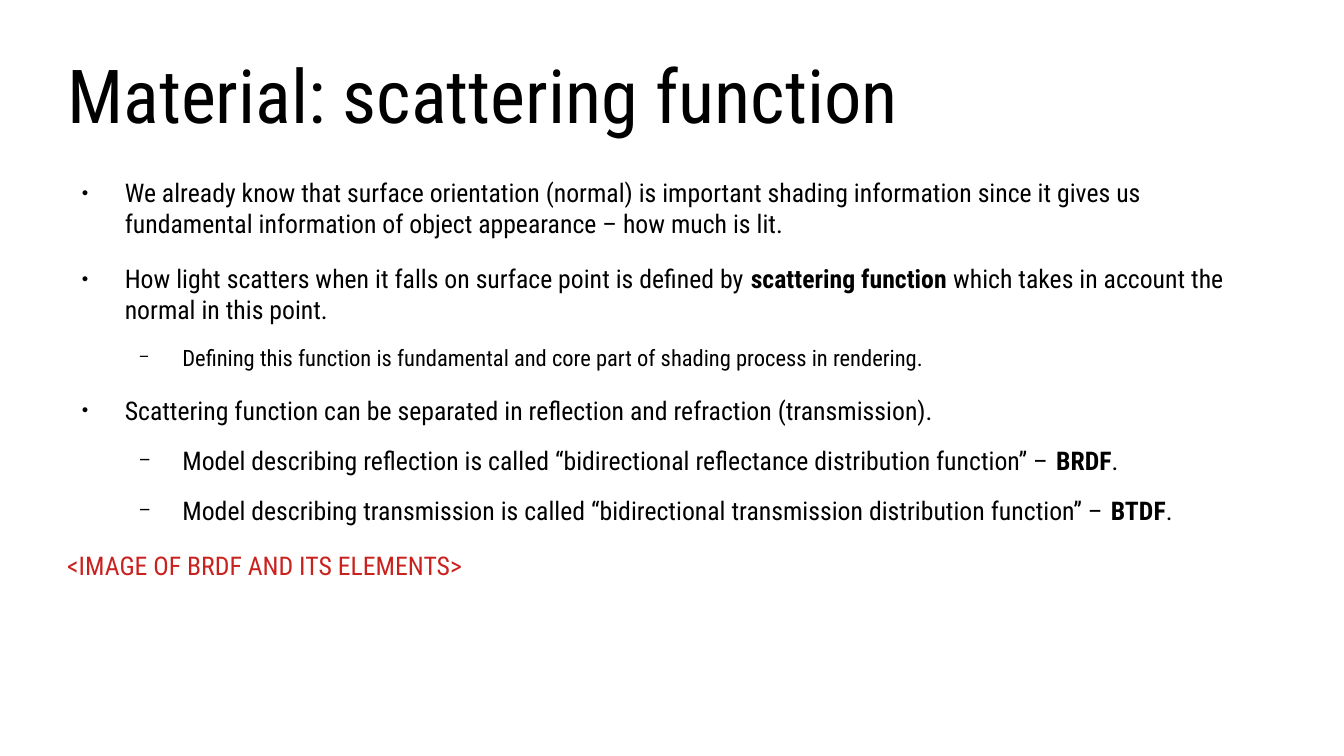
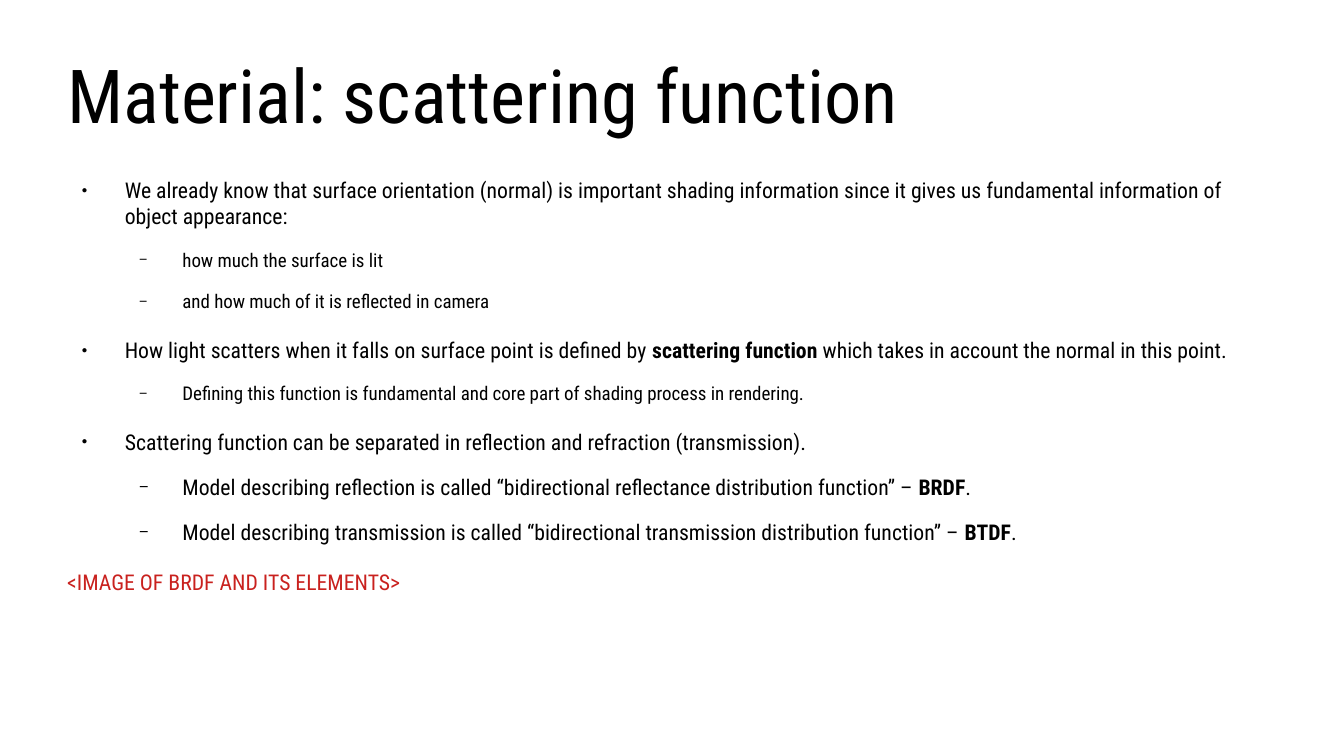
Before and after one commit to lorentzo/IntroductionToComputerGraphics, a slide deck: slide 24 of lectures/3_foundations_3d_scene/3_2_2_3D_models_material.odp (slide 23 before the commit). Drawn at 1344x756 pixels with LibreOffice and Linux fonts; fonts in the diff are those of the drawing. Boxes give left, top, right and bottom in pixels: in the first picture for what was removed or moved away, otherwise in the second. Text is boxed around its words. In the diff, an @@ line names an element or a change of style, - is before the commit and + after.

Commit message:
brdf, 3d scene

```diff
--- a/lectures/3_foundations_3d_scene/3_2_2_3D_models_material.odp
+++ b/lectures/3_foundations_3d_scene/3_2_2_3D_models_material.odp
@@ text at (x1=125, y1=181, x2=1222, y2=309): text changed; size 15.2 to 12.8 pt @@
-● We already know that surface orientation (normal) is important shading information since it gives us fundamental information of object appearance – how much is lit.
+● We already know that surface orientation (normal) is important shading information since it gives us fundamental information of object appearance:
+  − how much the surface is lit
+  − and how much of it is reflected in camera
@@ text at (x1=67, y1=341, x2=1226, y2=591): size 15.2 to 12.8 pt in "How light scatters when it falls on ...", "Scattering function can be separated in reflection ...", "Model describing reflection is called “bidirectional reflect ...", "Model describing transmission is called “bidirectional trans ..." and 1 more places; size 13.3 to 11.2 pt in "Defining this function is fundamental and core ..." @@
```
Also in this commit, not shown: 5 other slides changed, 4 slides added, 14 other files.
